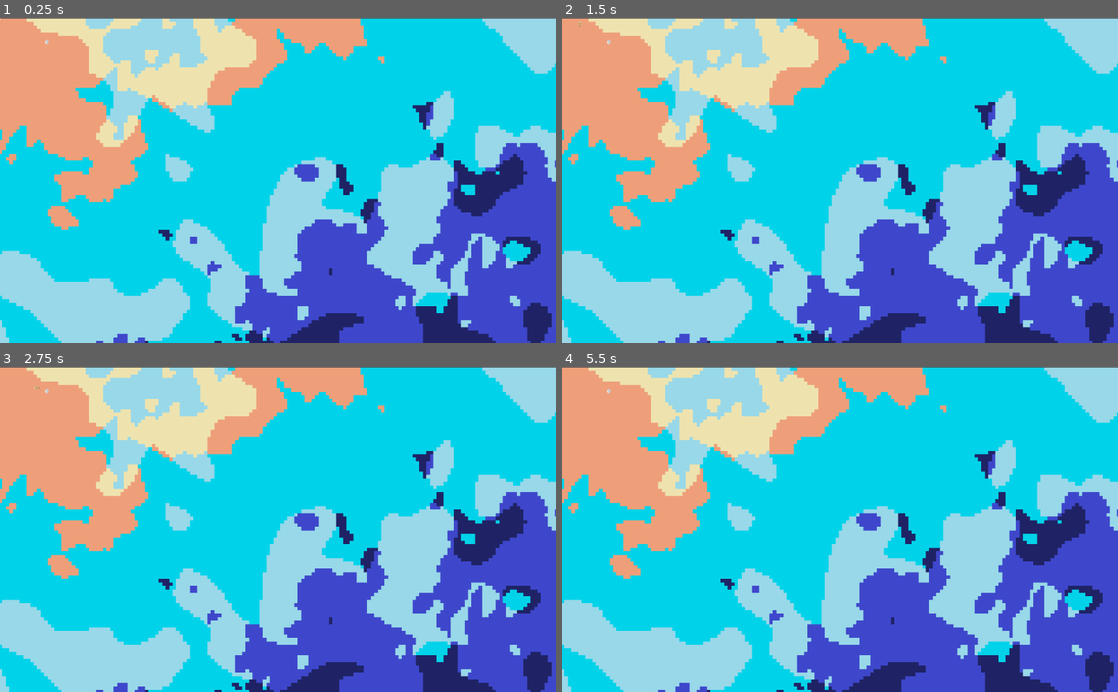
Above: before the commit, frames 1-4 (two rows, left to right).
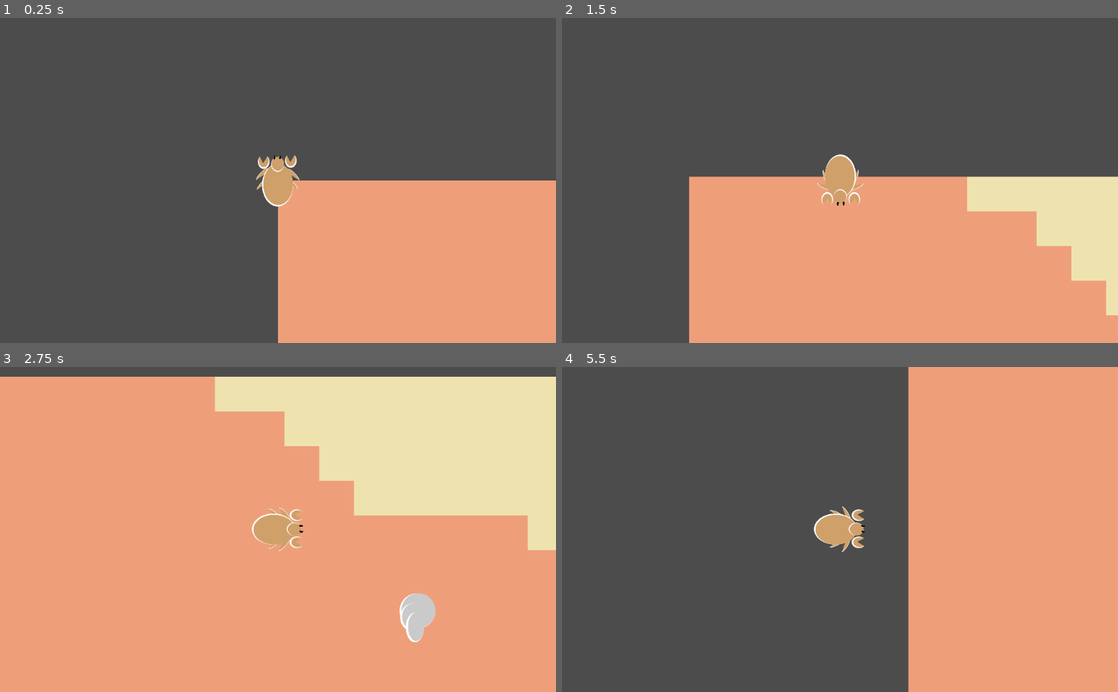
Above: after the commit, the same moments.

Repository: mtaubert/hermit
Game: Godot game, scene res://Scenes/Game.tscn
Two runs of this game, one before a commit and one after it. Both use one fixed random seed, a clock stepped at 60 frames per second and the inputs below. The project has no main scene, so this scene is started directly.
Inputs (mouse positions are in pixels of both pictures, inside the frame that each line leads up to):
- Up to frame 1 (0.25 s): no input
- Up to frame 2 (1.5 s): move the mouse to (962, 164) at 0.52 s; hold D (move_right) 0.53-1.28 s; click (962, 164) at 0.67 s; move the mouse to (728, 196) at 1.27 s; hold S (move_down) from 1.28 s (still down)
- Up to frame 3 (2.75 s): move the mouse to (333, 458) at 2.02 s; release S (move_down) at 2.03 s; hold D (move_right) from 2.03 s (still down)
- Up to frame 4 (5.5 s): move the mouse to (812, 594) at 2.77 s; release D (move_right) at 2.78 s; hold W (move_up) 2.78-3.53 s; click (812, 594) at 2.92 s; move the mouse to (1006, 578) at 3.52 s; hold A (move_left) 3.53-5.03 s; move the mouse to (673, 480) at 4.27 s; move the mouse to (867, 529) at 5.02 s; hold S (move_down) from 5.03 s (still down); click (867, 529) at 5.17 s

The runs differ from the first frame. In frame 1, 100% of the frame differs, in the area x 0-100%, y 0-100%; in frame 2, 100%; in frame 3, 90%; in frame 4, 100%.
Error before the commit: Invalid set index 'wait_time' (on base: 'null instance') with value of type 'float'. (res://Scripts/Global_Scripts/player_crab.gd:19)

Commit message:
fixed the crab

Diff:
--- a/Scenes/Game.tscn
+++ b/Scenes/Game.tscn
@@ -42,6 +42,5 @@
 
 [node name="Temp_Camera" type="Camera2D" parent="."]
 position = Vector2( 5140.88, 2990.27 )
-current = true
 zoom = Vector2( 10, 10 )
 drag_margin_h_enabled = false
--- a/Scenes/Prefabs/player_crab.tscn
+++ b/Scenes/Prefabs/player_crab.tscn
@@ -7,8 +7,6 @@
 [ext_resource path="res://Assets/crab_head.png" type="Texture" id=5]
 [ext_resource path="res://Assets/scuttle.tres" type="Animation" id=6]
 [ext_resource path="res://Assets/idle_claw.tres" type="Animation" id=7]
-[ext_resource path="res://Assets/shell_2.png" type="Texture" id=8]
-[ext_resource path="res://Assets/shell_3.png" type="Texture" id=9]
 
 [sub_resource type="CapsuleShape2D" id=1]
 radius = 35.7718
@@ -27,7 +25,7 @@
 position = Vector2( -25, -35 )
 scale = Vector2( 0.5, 0.5 )
 texture = ExtResource( 2 )
-offset = Vector2( 0, 1.50028 )
+offset = Vector2( 0, -3.22349 )
 region_enabled = true
 region_rect = Rect2( 270, 0, 100, 100 )
 
@@ -40,7 +38,7 @@
 
 [node name="l_leg1" type="Sprite" parent="KinematicBody2D/Node2D"]
 position = Vector2( -28.6571, 6.28142 )
-rotation = 0.523868
+rotation = 0.77601
 scale = Vector2( 0.4, 0.4 )
 texture = ExtResource( 3 )
 region_enabled = true
@@ -48,7 +46,7 @@
 
 [node name="r_leg1" type="Sprite" parent="KinematicBody2D/Node2D"]
 position = Vector2( 25.927, 5.80486 )
-rotation = -0.527719
+rotation = -0.777077
 scale = Vector2( 0.4, 0.4 )
 texture = ExtResource( 3 )
 flip_h = true
@@ -57,7 +55,7 @@
 
 [node name="r_leg2" type="Sprite" parent="KinematicBody2D/Node2D"]
 position = Vector2( 28.9745, -10.6817 )
-rotation = -0.979509
+rotation = -0.776104
 scale = Vector2( 0.4, 0.4 )
 texture = ExtResource( 3 )
 flip_h = true
@@ -66,7 +64,7 @@
 
 [node name="l_leg2" type="Sprite" parent="KinematicBody2D/Node2D"]
 position = Vector2( -29.9736, -11.5434 )
-rotation = 0.979509
+rotation = 0.776104
 scale = Vector2( 0.4, 0.4 )
 texture = ExtResource( 3 )
 region_enabled = true
@@ -83,28 +81,16 @@
 [node name="AnimationPlayer" type="AnimationPlayer" parent="KinematicBody2D/Node2D"]
 anims/scuttle = ExtResource( 6 )
 
-[node name="claw_tween" type="Tween" parent="KinematicBody2D/Node2D"]
-
 [node name="claw_animations" type="AnimationPlayer" parent="KinematicBody2D/Node2D"]
 autoplay = "idle"
 anims/idle = ExtResource( 7 )
 
-[node name="shell" type="Sprite" parent="KinematicBody2D/Node2D"]
-position = Vector2( 5.28662, 25.9104 )
-scale = Vector2( 0.25, 0.25 )
-
-[node name="shell2" type="Sprite" parent="KinematicBody2D/Node2D"]
-visible = false
-position = Vector2( -1.52588e-005, 10.5659 )
-scale = Vector2( 0.2, 0.2 )
-texture = ExtResource( 8 )
-
-[node name="shell3" type="Sprite" parent="KinematicBody2D/Node2D"]
-visible = false
-position = Vector2( 25.3732, 30.511 )
-rotation = -0.349066
-scale = Vector2( 0.3, 0.3 )
-texture = ExtResource( 9 )
-
 [node name="Camera2D" type="Camera2D" parent="KinematicBody2D"]
 current = true
+
+[node name="attack_tween" type="Tween" parent="."]
+
+[node name="attack_cooldown" type="Timer" parent="."]
+
+[connection signal="tween_completed" from="attack_tween" to="." method="_on_attack_tween_tween_completed"]
+[connection signal="timeout" from="attack_cooldown" to="." method="_on_attack_cooldown_timeout"]
Not shown: 1 places in Scenes/Prefabs/player_crab.tscn that only renumber resources
